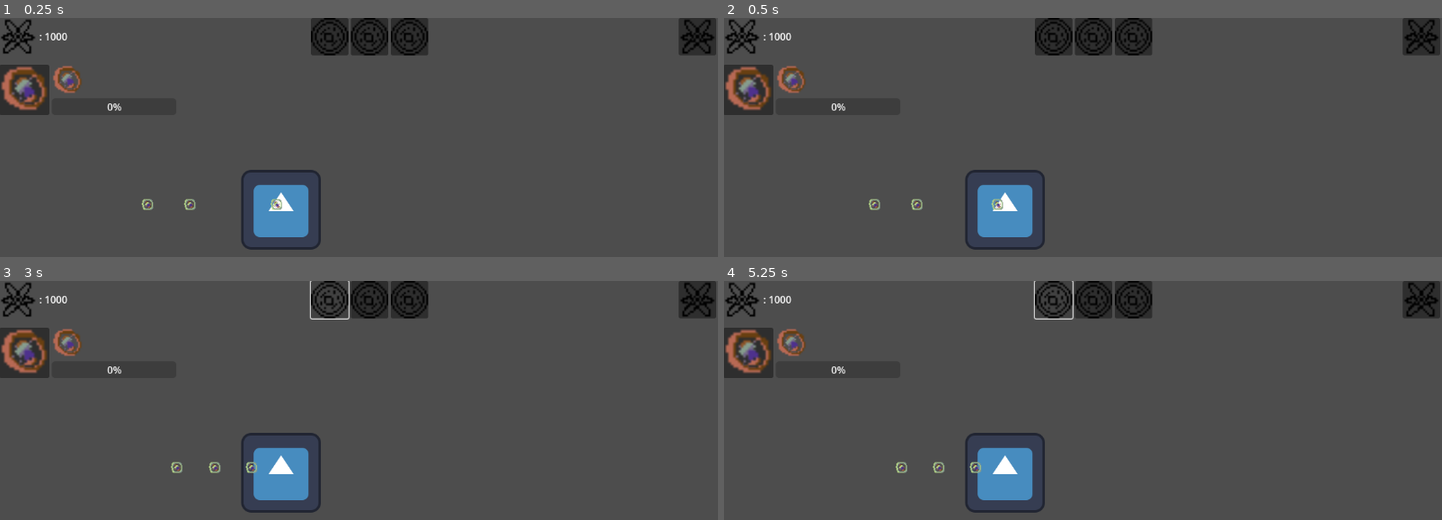
Above: before the commit, frames 1-4 (two rows, left to right).
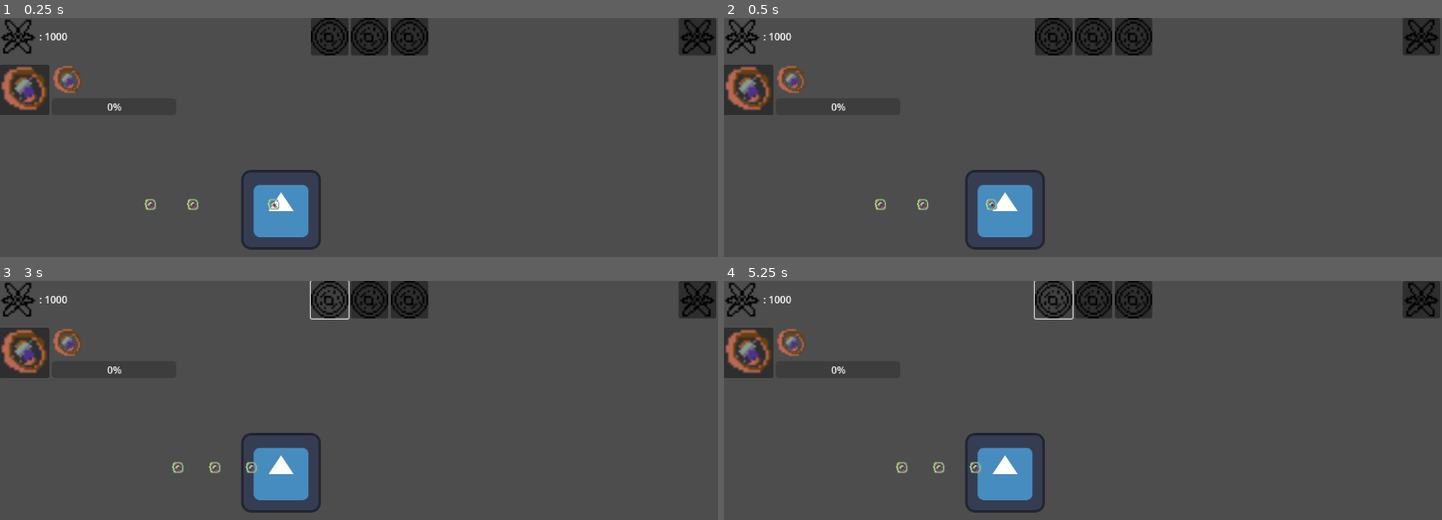
Above: after the commit, the same moments.

Repository: MSILycanthropy/age_of_spore
Game: Godot game, scene res://scenes/base.tscn
The game is run twice, just before and just after one commit, with the same random seed, the same clock (stepped at 60 frames per second) and the same inputs. The engine's default icon, where the game draws it, is replaced by a stand-in: a white triangle on a blue panel in a dark square.
Inputs (mouse positions are in pixels of both pictures, inside the frame that each line leads up to):
- Up to frame 1 (0.25 s): no input
- Up to frame 2 (0.5 s): no input
- Up to frame 3 (3 s): click (330, 300) at 0.5 s; click (366, 300) at 1.25 s; click (409, 300) at 2 s; click (330, 300) at 2.75 s
- Up to frame 4 (5.25 s): click (1090, 300) at 3.5 s; click (1133, 300) at 4.25 s; click (1054, 300) at 5 s

The runs differ from the first frame. In frame 1, 0.2% of the frame differs, in the area x 19-40%, y 75-81%; in frame 2, 0.3%, in the area x 20-39%, y 75-81%; in frame 3, less than 0.1%; in frame 4, less than 0.1%.

Commit message:
Soldier Collision and Attack Detection

Diff:
--- /dev/null
+++ b/scripts/attack.gd
@@ -0,0 +1,8 @@
+class_name Attack
+var attack_damage
+var attack_range
+var attack_speed
+func _init(atk_dmg=10, atk_rng=2,atk_spd=10):
+	self.attack_damage = atk_dmg
+	self.attack_range = atk_rng
+	self.attack_speed = atk_spd
--- a/scripts/soldier.gd
+++ b/scripts/soldier.gd
@@ -1,31 +1,12 @@
+#@export var hp_export : int = 20
 extends Unit
 
+@export var attack_damage_export : int = 10 # damage per attack
+@export var attack_range_export : int = 10
+@export var attack_speed_export : int = 10 # ticks per attack
+#@export var unit_speed : int  = 20 # 20-50 seems decent
 
-# Solider Base Class
 
-#func _ready():
-	#screen_size = get_viewport_rect().size
-	#if(isEnemy):
-		#direction = -1
-	#else:
-		#direction = 1
-		#
-	#velocity = Vector2(200, 0) * direction
-	#
-#func _init():
-	## Not sure what the diff between init and ready is yet
-	#pass
-#
-#func _physics_process(delta: float):
-	#move_and_slide()
-	#
-#func _process(delta):
-	## Main Loop (p much)
-	#if health < 0:
-		#die()
-	#
-	#
-	#
-#func die():
-	#hide() # Disappears after dying
-	#$CollisionShape2D.set_deferred("disabled", true) # Disable Collision hitbox
+
+func _init(attack=Attack.new(),hp_value=10):
+	super(attack, hp_value)
--- a/scripts/unit.gd
+++ b/scripts/unit.gd
@@ -2,18 +2,19 @@
 extends RigidBody2D
 signal contact
 
-
-@export var isEnemy : bool
+# Base class variables
+@export var id:int
+@export var isEnemy: bool
+@export var unitSpeed: int = 20  # Between 10-50
 
 
 var direction = 1
-var health
-var attack_damage = 1
-# Perhaps Soldier type will be decided upon instancing
-# enum SOLDIER_TYPE {MELEE,RANGED,SPECIAL}
+var hp
+var attack
 var attack_range
 var screen_size
-@export var id:int
+
+
 
 func _ready():
 	screen_size = get_viewport_rect().size
@@ -21,32 +22,38 @@
 		direction = -1
 	else:
 		direction = 1
-	set_axis_velocity(Vector2(20,0)*direction)
+	set_axis_velocity(Vector2(40,0)*direction)
 	contact_monitor = true
 	max_contacts_reported = 5
 
-func _init():
-	# Not sure what the diff between init and ready is yet
-	pass
+
+func _init(attack=Attack.new(), hp=10):
+	self.hp = hp
+	self.attack = attack
 
 
 func die():
-	hide() # Disappears after dying
-	$CollisionShape2D.set_deferred("disabled", true) # Disable Collision hitbox
+	hide()  # Disappears after dying
+	$CollisionShape2D.set_deferred("disabled", true)  # Disable Collision hitbox
 
+enum unit_type {MELEE,RANGED,SPECIAL}
 
-# Collision setup
-# 1. Create Area2d with collision shape rectangle slightly bigger than CollisionShape2d
-# 2. Click Area2d -> Node on top right -> area_entered Signal
-# 3. Set Receiver method to area_entered
+func get_attack(attack_type):
+	unit_type.MELEE
+
+func attack_enemy(body):
+	print(body.hp)
+	if (isEnemy != body.isEnemy):
+		body.hp -= self.attack.attack_damage  # Access the member variable here
+	print(body.hp)
+
 
 func area_entered(body):
 	set_linear_velocity(Vector2(0,0))
 	print("Collided")
-	print(id)
 	contact.emit()
-	start_attack()
-	#$CollisionShape2D.set_deferred("disabled", true) # Disable Collision hitbox
+	attack_enemy(body.get_parent())
+
 
 func start_attack():
 	pass
Not shown: 1 places in scenes/soldier.tscn that only renumber resources
